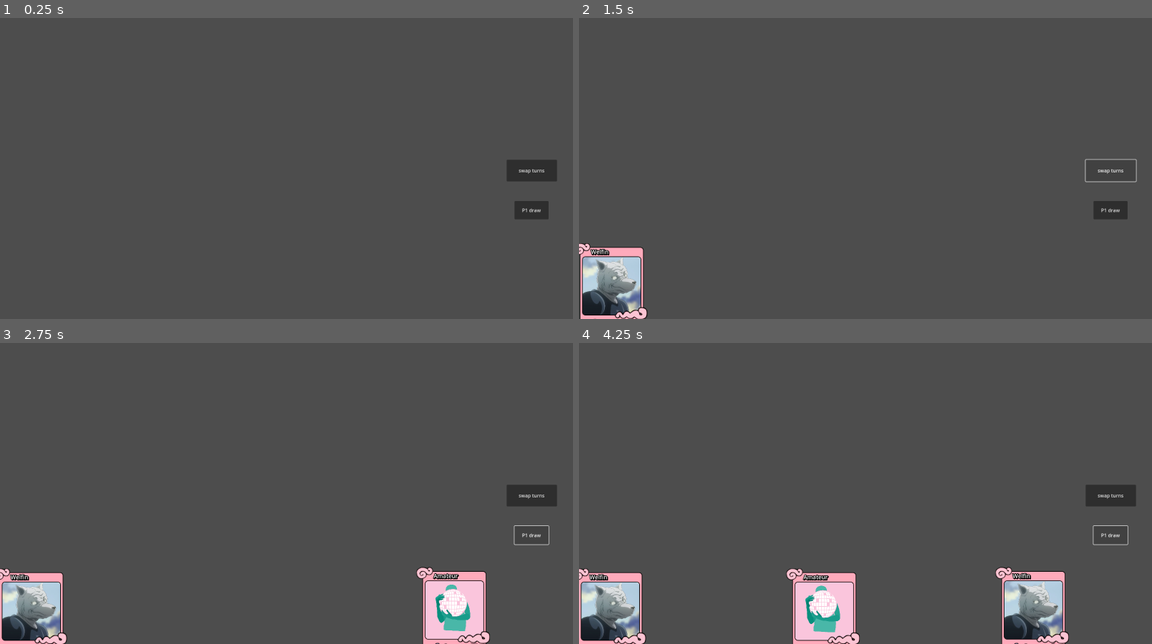
Above: before the commit, frames 1-4 (two rows, left to right).
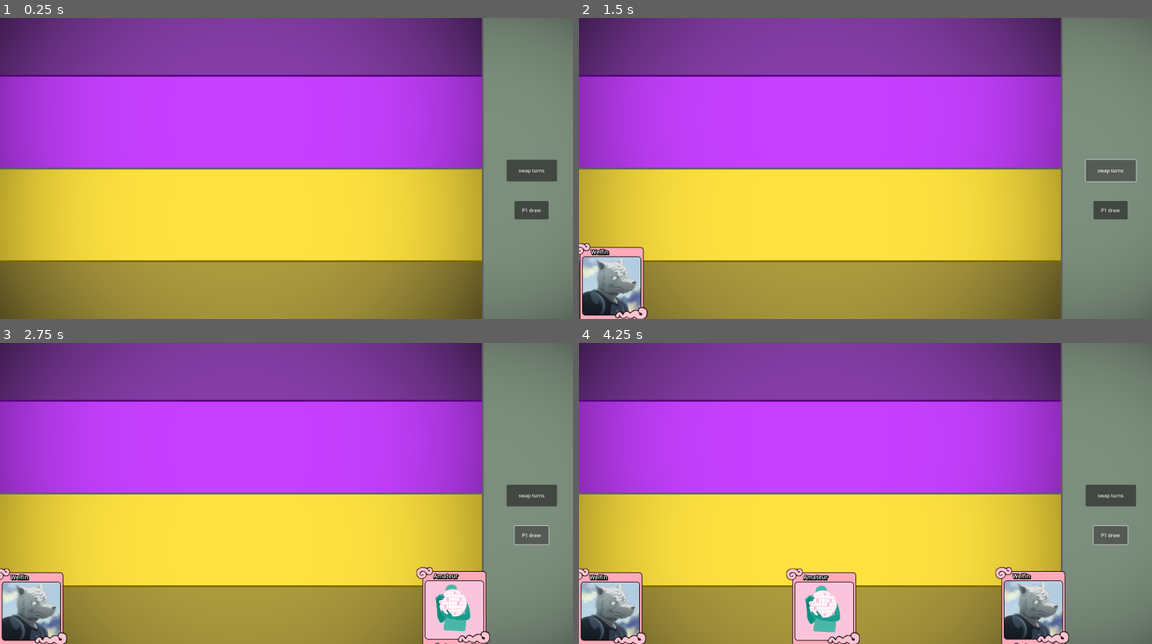
Above: after the commit, the same moments.

Repository: jhanchek/Godot-Card-Demo
Game: Godot game, scene res://level.tscn
Same seed, same stepped clock (60 frames per second), same inputs: the game is played once before the commit and once after it.
Inputs:
- Up to frame 1 (0.25 s): no input
- Up to frame 2 (1.5 s): click "P1 draw" at 0.5 s; click "swap turns" at 1.25 s
- Up to frame 3 (2.75 s): click "P1 draw" at 2 s
- Up to frame 4 (4.25 s): click "swap turns" at 2.75 s; click "P1 draw" at 3.5 s

The runs differ from the first frame. In frame 1, 99% of the frame differs, in the area x 0-100%, y 0-100%; in frame 2, 97%; in frame 3, 94%; in frame 4, 91%.

Commit message:
Add battlecry, deathrattle
Playing a card triggers its battlecry. Knocking a card out triggers its deathrattle.

Diff:
--- a/CardFunctions.gd
+++ b/CardFunctions.gd
@@ -13,7 +13,7 @@
 	pass
 
 func battlecry():
-	pass
+	print("DEF")
 
 func _process(delta):
 	pass
@@ -42,3 +42,11 @@
 
 func after_attack():
 	pass
+
+func set_atk(a):
+	atk = a
+	template.set_atk_num(atk)
+
+func set_hp(h):
+	hp = h
+	template.set_hp_num(hp)
--- a/CardHead.gd
+++ b/CardHead.gd
@@ -1,3 +1,4 @@
 extends CardFunctions
 
-@onready var asdf = $CardTemplate
+func battlecry():
+	set_atk(atk * 2)
--- a/CardHeadTwo.gd
+++ b/CardHeadTwo.gd
@@ -1,16 +1,6 @@
 extends CardFunctions
 
-
-# Called when the node enters the scene tree for the first time.
-func _ready():
-	pass
-	#$AnimationPlayer.play("hover")
-	# We keep resetting the head's position, which is setting its position to (0,0) then (0,-10), etc.
-	# This would likely be solved if we moved a child node instead, as its position would still be relative to
-	# the position of the parent node.
-	# You can move Sprite2Ds with "offset" instead of "position."
-
-
-# Called every frame. 'delta' is the elapsed time since the previous frame.
-func _process(delta):
-	pass
+func deathrattle():
+	var cards = player.get_cards_on_board()
+	for card in cards:
+		card.set_hp(card.hp + 1)
--- /dev/null
+++ b/Great Cobra.gd
@@ -0,0 +1,11 @@
+extends CardFunctions
+
+
+# Called when the node enters the scene tree for the first time.
+func _ready():
+	pass # Replace with function body.
+
+
+# Called every frame. 'delta' is the elapsed time since the previous frame.
+func _process(delta):
+	pass
--- a/PlayerOne.gd
+++ b/PlayerOne.gd
@@ -10,16 +10,7 @@
 var max_hand_size = 7
 var max_board_size = 7
 
-var deck_list = [
-	"card_head",
-	"card_head_two",
-	"card_head",
-	"card_head_two",
-	"card_head",
-	"card_head_two",
-	"card_head",
-	"card_head_two"
-]
+var deck_list = []
 var hand = []
 var board = []
 var graveyard = []
@@ -94,6 +85,9 @@
 	var index = hand.find(card)
 	board.append(hand.pop_at(index))
 	set_new_card_positions()
+	if card.has_method("battlecry"):
+		print("IF")
+		card.battlecry()
 
 func targetting_system(target):
 	if cached_card == null:
@@ -109,3 +103,11 @@
 	var index = board.find(card)
 	graveyard.append(board.pop_at(index))
 	set_new_card_positions()
+	if card.has_method("deathrattle"):
+		card.deathrattle()
+
+func get_cards_in_hand():
+	return hand
+
+func get_cards_on_board():
+	return board
--- a/TargettingLine.gd
+++ b/TargettingLine.gd
@@ -41,19 +41,3 @@
 	remove_point(0) # maybe just set visibility to false
 	remove_point(0)
 	draw_line = false
-
-func draw(target: CardFunctions): # rename; this function draws the line but can be confused with drawing cards.
-	#print("Line function received ", target)
-	#print("Currently cached card is ", cached_card)
-	if cached_card == null:
-		cached_card = target
-		triangle.set("visible", true)
-		add_point(cached_card.global_position) # point 0 will be static
-		add_point(cached_card.global_position) # point 1 will update in _process
-	else:
-		if cached_card != target:
-			cached_card.attack(target)
-		cached_card = null
-		triangle.set("visible", false)
-		remove_point(0) # maybe just set visibility to false
-		remove_point(0)
--- /dev/null
+++ b/great_cobra.tscn
@@ -0,0 +1,26 @@
+[gd_scene load_steps=4 format=3 uid="uid://cqbnwrb512nl1"]
+
+[ext_resource type="Script" path="res://Great Cobra.gd" id="1_eujru"]
+[ext_resource type="PackedScene" uid="uid://u3paihrbje8x" path="res://card_template.tscn" id="2_io0mf"]
+[ext_resource type="Texture2D" uid="uid://blx6f77x2f11j" path="res://denungeherrholm/denungeherrholm/000 #1327 - Great Cobra-X4.jpg" id="3_ij3eb"]
+
+[node name="Great Cobra" type="Node2D"]
+script = ExtResource("1_eujru")
+
+[node name="CardTemplate" parent="." instance=ExtResource("2_io0mf")]
+
+[node name="TextureRect" type="TextureRect" parent="CardTemplate"]
+visible = false
+show_behind_parent = true
+offset_left = -98.0
+offset_top = -63.0
+offset_right = 276.0
+offset_bottom = 94.0
+texture = ExtResource("3_ij3eb")
+expand_mode = 2
+
+[node name="Sprite2D" type="Sprite2D" parent="CardTemplate"]
+z_index = -1
+position = Vector2(-4, -28)
+scale = Vector2(0.149806, 0.149806)
+texture = ExtResource("3_ij3eb")
--- a/level.tscn
+++ b/level.tscn
@@ -1,18 +1,13 @@
-[gd_scene load_steps=16 format=3 uid="uid://craidou732c18"]
+[gd_scene load_steps=11 format=3 uid="uid://craidou732c18"]
 
 [ext_resource type="Script" path="res://GameManager.gd" id="1_60m4a"]
-[ext_resource type="Script" path="res://HAND.gd" id="1_c4f2n"]
 [ext_resource type="Script" path="res://PlayerOne.gd" id="2_r83h2"]
 [ext_resource type="Script" path="res://PlayerTwo.gd" id="3_ceacy"]
 [ext_resource type="Texture2D" uid="uid://ivu7wj1ndems" path="res://arrow_texture.png" id="3_jh8p4"]
 [ext_resource type="Texture2D" uid="uid://di3jqy0a0choy" path="res://arrow_texture_2.png" id="4_4txhr"]
-[ext_resource type="Script" path="res://BOARD.gd" id="4_p6j7l"]
 [ext_resource type="Texture2D" uid="uid://bb308nnvdgj3g" path="res://arrow_texture_3.png" id="5_a3wy6"]
-[ext_resource type="PackedScene" uid="uid://b6ly11axkxlq2" path="res://card_head.tscn" id="5_vs2jh"]
 [ext_resource type="Script" path="res://TargettingLine.gd" id="5_vwde3"]
-[ext_resource type="PackedScene" uid="uid://hsgd7m1hbfbv" path="res://card_head_two.tscn" id="6_kxhdb"]
 [ext_resource type="Texture2D" uid="uid://b34yngclhlii7" path="res://arrow_texture_4.png" id="6_txf67"]
-[ext_resource type="Script" path="res://DECK.gd" id="10_tnoow"]
 [ext_resource type="Texture2D" uid="uid://cgygwm7a712vn" path="res://backgroundpy.png" id="11_iuqsy"]
 
 [sub_resource type="AnimatedTexture" id="AnimatedTexture_lmqm4"]
@@ -38,6 +33,7 @@
 offset_right = 1819.0
 offset_bottom = 669.0
 text = "P1 draw"
+metadata/_edit_use_anchors_ = true
 
 [node name="PlayerTwo" type="Node2D" parent="."]
 script = ExtResource("3_ceacy")
@@ -49,48 +45,6 @@
 offset_right = 1815.0
 offset_bottom = 415.0
 text = "P2 draw"
-
-[node name="DECK" type="Button" parent="."]
-visible = false
-offset_left = 1760.0
-offset_top = 473.0
-offset_right = 1877.0
-offset_bottom = 529.0
-text = "DRAW"
-script = ExtResource("10_tnoow")
-
-[node name="HAND" type="Node2D" parent="."]
-visible = false
-position = Vector2(950, 905)
-script = ExtResource("1_c4f2n")
-
-[node name="CardHead" parent="HAND" instance=ExtResource("5_vs2jh")]
-position = Vector2(254, 346)
-
-[node name="CardHeadTwo2" parent="HAND" instance=ExtResource("6_kxhdb")]
-position = Vector2(-8, 347)
-
-[node name="CardHeadTwo3" parent="HAND" instance=ExtResource("6_kxhdb")]
-position = Vector2(-283, 346)
-
-[node name="BOARD" type="Node2D" parent="."]
-visible = false
-position = Vector2(950, 654)
-script = ExtResource("4_p6j7l")
-
-[node name="WelfinCardOne" parent="BOARD" instance=ExtResource("5_vs2jh")]
-position = Vector2(-1022.33, 34)
-
-[node name="WelfinCardTwo" parent="BOARD" instance=ExtResource("5_vs2jh")]
-position = Vector2(-747.33, 35)
-
-[node name="WelfinCardThree" parent="BOARD" instance=ExtResource("5_vs2jh")]
-position = Vector2(32.67, -330)
-
-[node name="Amateur" parent="BOARD" instance=ExtResource("6_kxhdb")]
-position = Vector2(280.67, -330)
-
-[node name="GRAVEYARD" type="Node" parent="."]
 
 [node name="TargettingLine" type="Line2D" parent="."]
 texture_repeat = 2
@@ -106,7 +60,6 @@
 polygon = PackedVector2Array(0, -18, 0, 18, 19, 0)
 
 [node name="GameBoard" type="Sprite2D" parent="."]
-visible = false
 z_index = -3
 texture = ExtResource("11_iuqsy")
 offset = Vector2(950, 500)
@@ -119,4 +72,3 @@
 text = "swap turns"
 
 [connection signal="pressed" from="PlayerOne/Button" to="PlayerOne" method="_on_button_pressed"]
-[connection signal="pressed" from="DECK" to="DECK" method="_on_pressed"]
